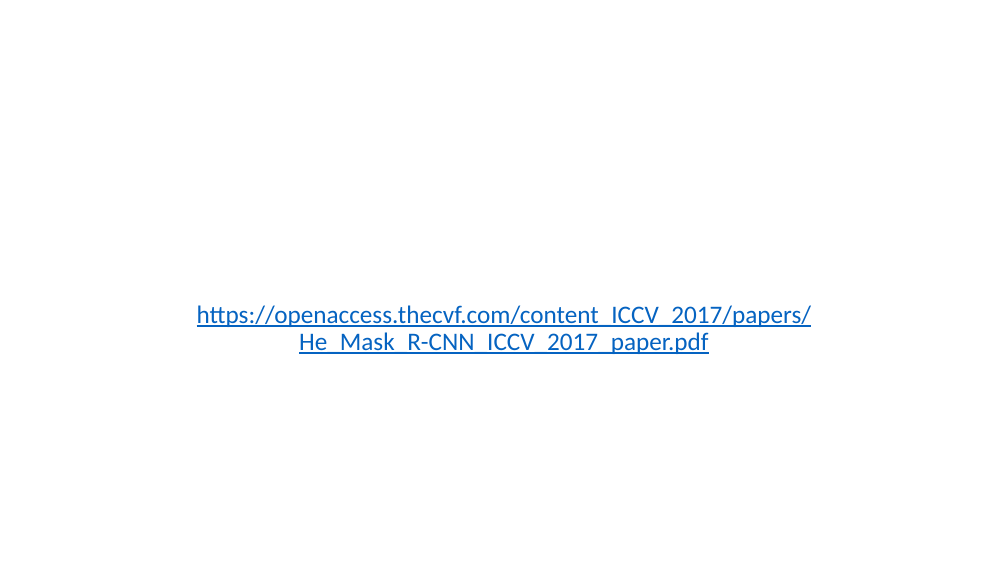
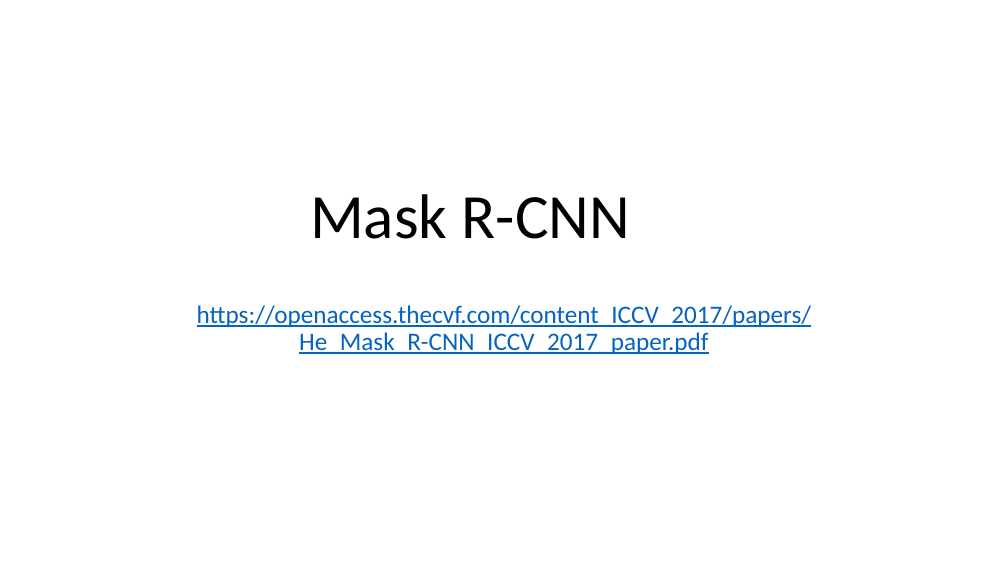
Before and after one commit to quyethv15uit/CS2205.CH1501, a slide deck: slide 1 of QT31.pptx. Drawn at 1008x567 pixels with LibreOffice and Linux fonts; fonts in the diff are those of the drawing. Boxes give left, top, right and bottom in pixels: in the first picture for what was removed or moved away, otherwise in the second. Text is boxed around its words. In the diff, an @@ line names an element or a change of style, - is before the commit and + after.

```diff
--- a/QT31.pptx
+++ b/QT31.pptx
@@ title added at [310, 194, 630, 239], 60 pt, text #000000 @@
+Mask R-CNN
```
Also in this commit, not shown: 1 other slide changed, 1 slide added, 2 slides removed.
